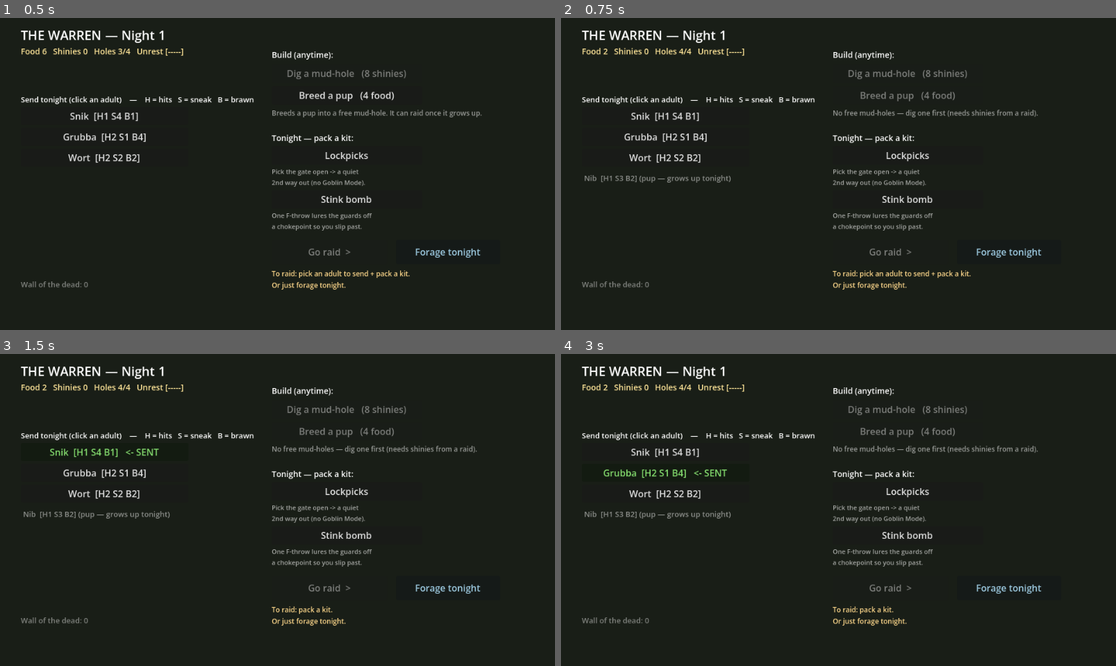
Above: before the commit, frames 1-4 (two rows, left to right).
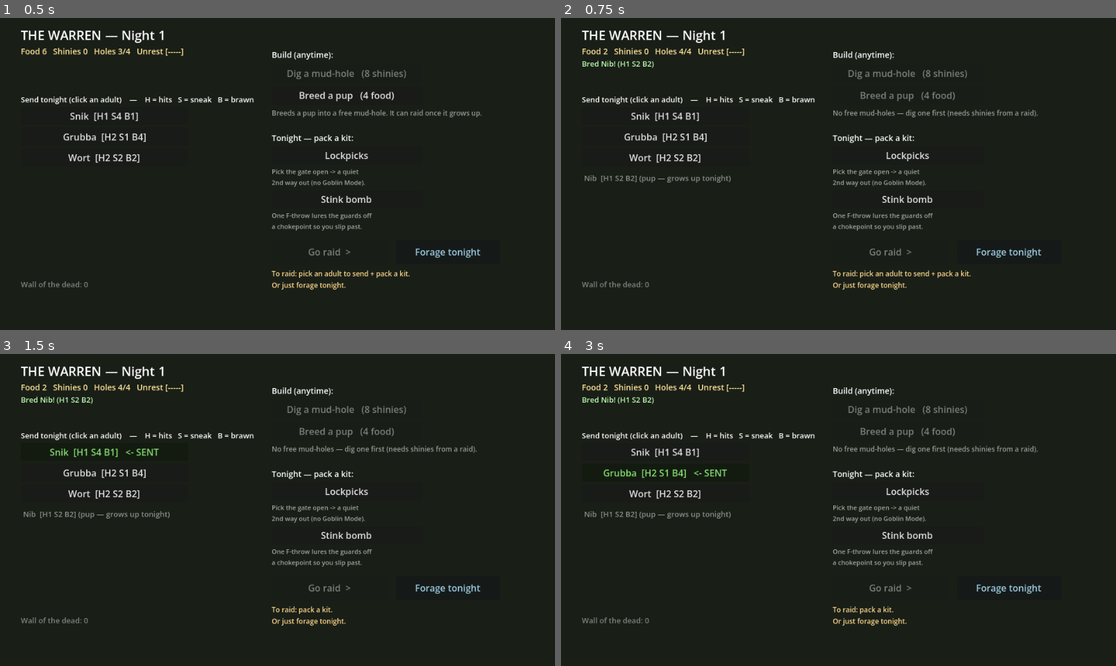
Above: after the commit, the same moments.

Repository: steverowley/goblin-mode
Game: Godot game, scene res://scenes/main.tscn
Two runs of this game, one before a commit and one after it. Both use one fixed random seed, a clock stepped at 60 frames per second and the inputs below.
Inputs:
- Up to frame 1 (0.5 s): no input
- Up to frame 2 (0.75 s): click "Breed a pup (4 food)" at 0.5 s
- Up to frame 3 (1.5 s): click "Snik [H1 S4 B1]" at 1.25 s
- Up to frame 4 (3 s): click "Snik [H1 S4 B1] <- SENT" at 2 s; click "Grubba [H2 S1 B4]" at 2.75 s

Frame 1 is identical in both runs. In frame 2, 0.2% of the frame differs, in the area x 3-17%, y 13-53%; in frame 3, 0.2%; in frame 4, 0.2%.

Commit message:
feat(warren): breeding genetics — pups inherit a blend + rare mutation
Bite 2b. Breeding is no longer random:
- A pup inherits a BLEND of your two STRONGEST adults' stats (averaged + small
  jitter, clamped) — so a strong bloodline propagates.
- A rare MUTATION (14%) throws one stat to a wild value; mutant pups are flagged
  and marked in the Den.
- A conceive chance (80%) — the pair don't always take (the attempt still costs
  food), so breeding is a gamble.

Verified headless: over 400 breeds, conceive fails + mutations occur at expected
rates, and non-mutant pups never inherit below the strong blend.

Refs #11

Diff:
--- a/scripts/game_state.gd
+++ b/scripts/game_state.gd
@@ -31,6 +31,8 @@
 ## early raids reward stealth — combat-readiness comes from gear/meta later.
 const STAT_MIN := 1
 const STAT_MAX := 4
+const CONCEIVE_CHANCE := 80      # % chance a breeding actually produces a pup
+const MUTATION_CHANCE := 14      # % chance a bred pup mutates one stat to a wild value
 
 ## Warren upkeep + nightly events (#12 economy + Bite-3 stakes groundwork). Each
 ## night gold pays upkeep per living goblin; a shortfall breeds UNREST, and at the
@@ -141,8 +143,56 @@
 	if not can_breed():
 		return false
 	resources.food -= BREED_FOOD
-	roster.append(_make_goblin(_pup_name(), STAGE_PUP, _random_stats()))
+	# The pair don't always take (the attempt still costs food).
+	if randi() % 100 >= CONCEIVE_CHANCE:
+		last_event = "The breeding pair didn't take this time."
+		return false
+	# Genetics: the pup inherits a BLEND of the two best adults' stats, with a rare
+	# mutation throwing one stat wild.
+	var stats := _breed_stats()
+	var mutated := false
+	if randi() % 100 < MUTATION_CHANCE:
+		mutated = true
+		var keys := ["health", "sneak", "brawn"]
+		var k: String = keys[randi() % keys.size()]
+		stats[k] = randi_range(STAT_MIN, STAT_MAX)
+	var pup := _make_goblin(_pup_name(), STAGE_PUP, stats)
+	pup["mutant"] = mutated
+	roster.append(pup)
+	last_event = "Bred %s! (H%d S%d B%d)%s" % [pup.name, stats.health, stats.sneak, stats.brawn, "  — a MUTATION!" if mutated else ""]
 	return true
+
+## A pup's inherited stats: a blend of the two STRONGEST adults' (your bloodline),
+## with small jitter. Falls back to random stats if there aren't two to breed from.
+func _breed_stats() -> Dictionary:
+	var ad := adults()
+	if ad.size() < 2:
+		return _random_stats()
+	var best: Dictionary = ad[0]
+	var second: Dictionary = ad[1]
+	if _stat_sum(second) > _stat_sum(best):
+		var t := best; best = second; second = t
+	for i in range(2, ad.size()):
+		var g: Dictionary = ad[i]
+		if _stat_sum(g) > _stat_sum(best):
+			second = best
+			best = g
+		elif _stat_sum(g) > _stat_sum(second):
+			second = g
+	return _inherit(best, second)
+
+func _stat_sum(g: Dictionary) -> int:
+	var s: Dictionary = g.get("stats", {})
+	return int(s.get("health", 0)) + int(s.get("sneak", 0)) + int(s.get("brawn", 0))
+
+func _inherit(a: Dictionary, b: Dictionary) -> Dictionary:
+	var sa: Dictionary = a.get("stats", {})
+	var sb: Dictionary = b.get("stats", {})
+	var out := {}
+	for k in ["health", "sneak", "brawn"]:
+		var avg := (int(sa.get(k, 2)) + int(sb.get(k, 2))) / 2.0
+		out[k] = clampi(int(round(avg + randf_range(-0.6, 0.6))), STAT_MIN, STAT_MAX)
+	return out
 
 func set_sent(id: int) -> void:
 	sent_id = id
--- a/scripts/warren.gd
+++ b/scripts/warren.gd
@@ -84,7 +84,8 @@
 				_on_pick_sent.bind(g.id), false,
 				Color(0.6, 1.0, 0.5) if sent else Color.WHITE)
 		else:
-			_lbl("%s  [%s] (pup — grows up tonight)" % [g.name, _stat_str(g)], Vector2(40, ry + 6), 13, Color(1, 1, 1, 0.5))
+			var mtag: String = "  *MUTANT*" if g.get("mutant", false) else ""
+			_lbl("%s  [%s] (pup — grows up tonight)%s" % [g.name, _stat_str(g), mtag], Vector2(40, ry + 6), 13, Color(1, 0.9, 0.6) if mtag != "" else Color(1, 1, 1, 0.5))
 		ry += 36
 
 	# Wall of the dead — anchored to a fixed lower-left spot, independent of roster size.
